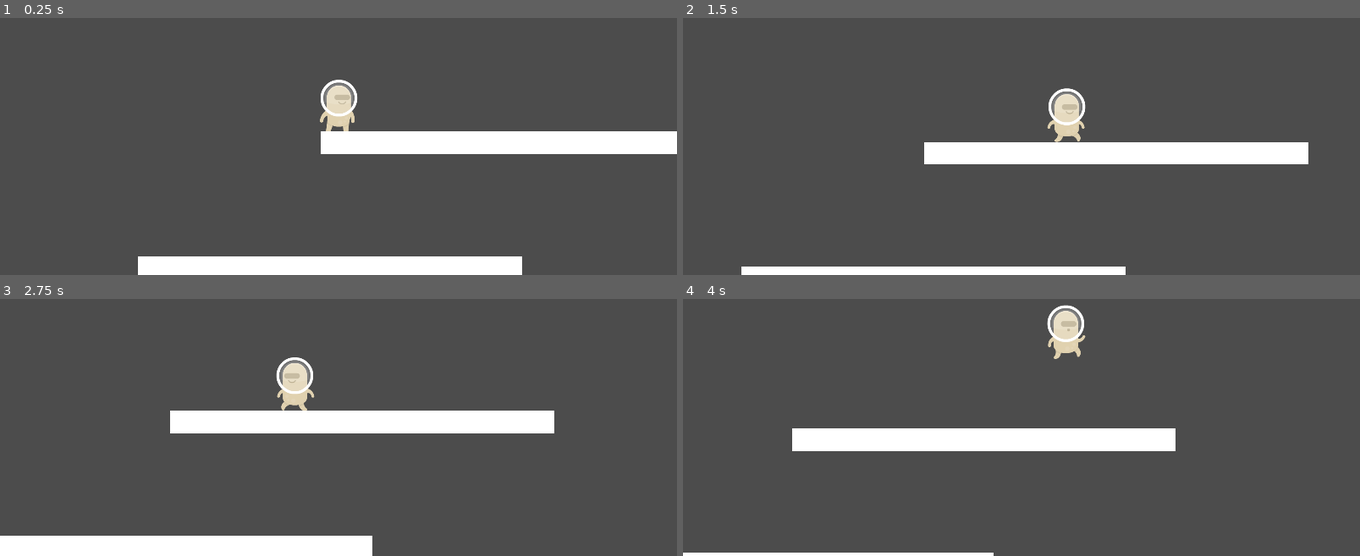
Above: before the commit, frames 1-4 (two rows, left to right).
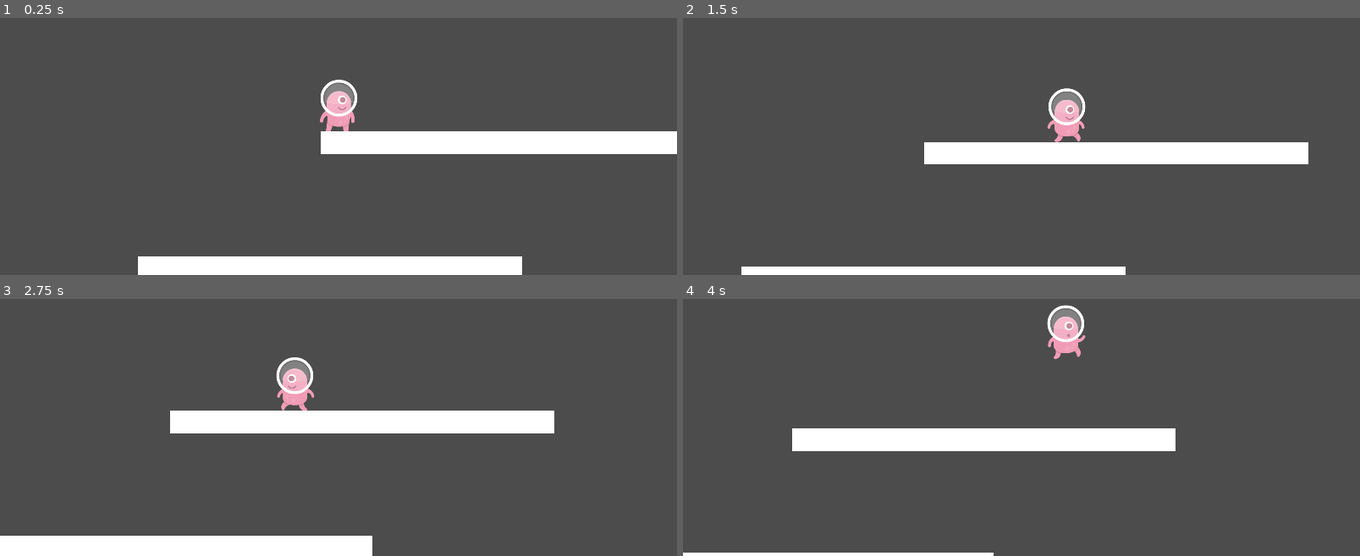
Above: after the commit, the same moments.

Repository: GROSS-Jeremy-2124027/SAE-Serious-game
Game: Godot game, scene res://level1.tscn
Two runs of this game, one before a commit and one after it. Both use one fixed random seed, a clock stepped at 60 frames per second and the inputs below.
Inputs:
- Up to frame 1 (0.25 s): no input
- Up to frame 2 (1.5 s): hold Right (ui_right) from 0.53 s (still down); tap Up (ui_up) at 0.77 s
- Up to frame 3 (2.75 s): tap Up (ui_up) at 1.52 s; release Right (ui_right) at 2.03 s; hold Left (ui_left) from 2.03 s (still down)
- Up to frame 4 (4 s): release Left (ui_left) at 2.78 s; hold Right (ui_right) from 2.78 s (still down); tap Up (ui_up) at 3.02, 3.77 s

The runs differ from the first frame. In frame 1, 0.6% of the frame differs, in the area x 47-53%, y 26-45%; in frame 2, 0.6%, in the area x 53-60%, y 29-49%; in frame 3, 0.6%; in frame 4, 0.6%.

Commit message:
Sprite du personnage changé en rose

Diff:
--- a/godot-game/PlayerSpriteFrame.tres
+++ b/godot-game/PlayerSpriteFrame.tres
@@ -1,13 +1,13 @@
 [gd_resource type="SpriteFrames" load_steps=9 format=2]
 
-[ext_resource path="res://ASSETS/kenny pack redux/PNG/Players/128x256/Beige/alienBeige_stand.png" type="Texture" id=1]
-[ext_resource path="res://ASSETS/kenny pack redux/PNG/Players/128x256/Beige/alienBeige_walk2.png" type="Texture" id=2]
-[ext_resource path="res://ASSETS/kenny pack redux/PNG/Players/128x256/Beige/alienBeige_climb1.png" type="Texture" id=3]
-[ext_resource path="res://ASSETS/kenny pack redux/PNG/Players/128x256/Beige/alienBeige_front.png" type="Texture" id=4]
-[ext_resource path="res://ASSETS/kenny pack redux/PNG/Players/128x256/Beige/alienBeige_walk1.png" type="Texture" id=5]
-[ext_resource path="res://ASSETS/kenny pack redux/PNG/Players/128x256/Beige/alienBeige_climb2.png" type="Texture" id=6]
-[ext_resource path="res://ASSETS/kenny pack redux/PNG/Players/128x256/Beige/alienBeige_duck.png" type="Texture" id=7]
-[ext_resource path="res://ASSETS/kenny pack redux/PNG/Players/128x256/Beige/alienBeige_jump.png" type="Texture" id=8]
+[ext_resource path="res://ASSETS/kenny pack redux/PNG/Players/128x256/Pink/alienPink_duck.png" type="Texture" id=1]
+[ext_resource path="res://ASSETS/kenny pack redux/PNG/Players/128x256/Pink/alienPink_walk1.png" type="Texture" id=2]
+[ext_resource path="res://ASSETS/kenny pack redux/PNG/Players/128x256/Pink/alienPink_walk2.png" type="Texture" id=3]
+[ext_resource path="res://ASSETS/kenny pack redux/PNG/Players/128x256/Pink/alienPink_front.png" type="Texture" id=4]
+[ext_resource path="res://ASSETS/kenny pack redux/PNG/Players/128x256/Pink/alienPink_stand.png" type="Texture" id=5]
+[ext_resource path="res://ASSETS/kenny pack redux/PNG/Players/128x256/Pink/alienPink_climb2.png" type="Texture" id=6]
+[ext_resource path="res://ASSETS/kenny pack redux/PNG/Players/128x256/Pink/alienPink_climb1.png" type="Texture" id=7]
+[ext_resource path="res://ASSETS/kenny pack redux/PNG/Players/128x256/Pink/alienPink_jump.png" type="Texture" id=8]
 
 [resource]
 animations = [ {
@@ -16,22 +16,22 @@
 "name": "Air",
 "speed": 5.0
 }, {
-"frames": [ ExtResource( 3 ), ExtResource( 6 ) ],
+"frames": [ ExtResource( 7 ), ExtResource( 6 ) ],
 "loop": true,
 "name": "Climb",
 "speed": 5.0
 }, {
-"frames": [ ExtResource( 7 ) ],
+"frames": [ ExtResource( 1 ) ],
 "loop": true,
 "name": "Crouch",
 "speed": 5.0
 }, {
-"frames": [ ExtResource( 1 ) ],
+"frames": [ ExtResource( 5 ) ],
 "loop": true,
 "name": "Idle",
 "speed": 5.0
 }, {
-"frames": [ ExtResource( 5 ), ExtResource( 2 ) ],
+"frames": [ ExtResource( 2 ), ExtResource( 3 ) ],
 "loop": true,
 "name": "Walk",
 "speed": 5.0
